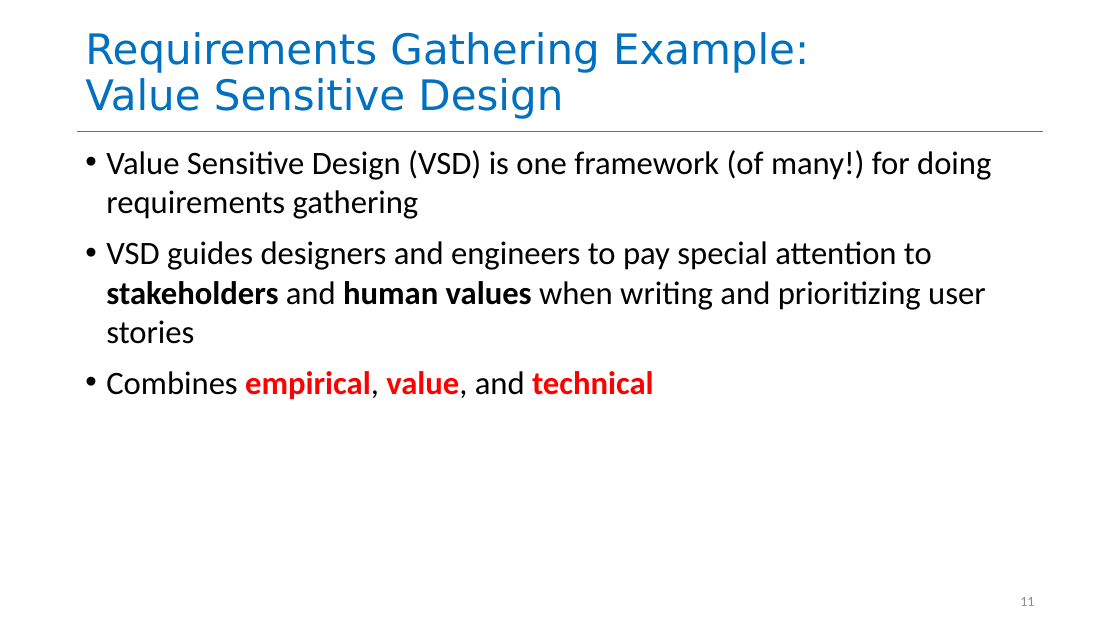
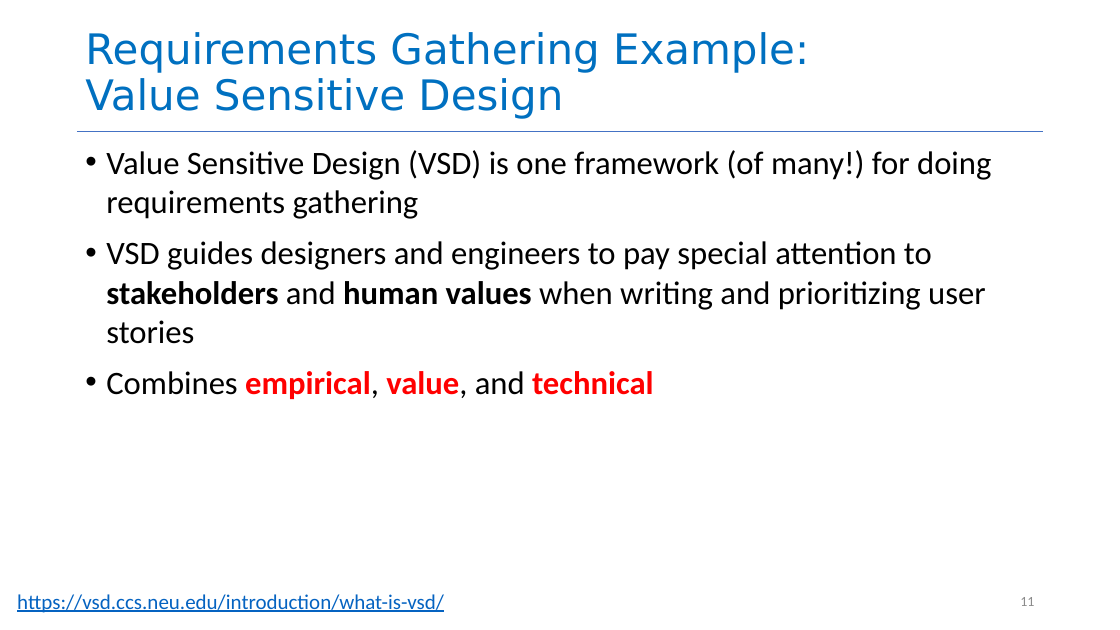
Before and after one commit to rimshaTest/CS4530-Spring-2026, a slide deck: slide 11 of Slides/Module 02.1 Requirements Analysis.pptx. Drawn at 1120x630 pixels with LibreOffice and Linux fonts; fonts in the diff are those of the drawing. Boxes give left, top, right and bottom in pixels: in the first picture for what was removed or moved away, otherwise in the second. Text is boxed around its words. In the diff, an @@ line names an element or a change of style, - is before the commit and + after.

```diff
--- a/Slides/Module 02.1 Requirements Analysis.pptx
+++ b/Slides/Module 02.1 Requirements Analysis.pptx
@@ text added at (x1=17, y1=594, x2=444, y2=613), 18 pt, text #0563C1, underline @@
+https://vsd.ccs.neu.edu/introduction/what-is-vsd/
```
Also in this commit, not shown: 5 other slides changed, 4 other files.
